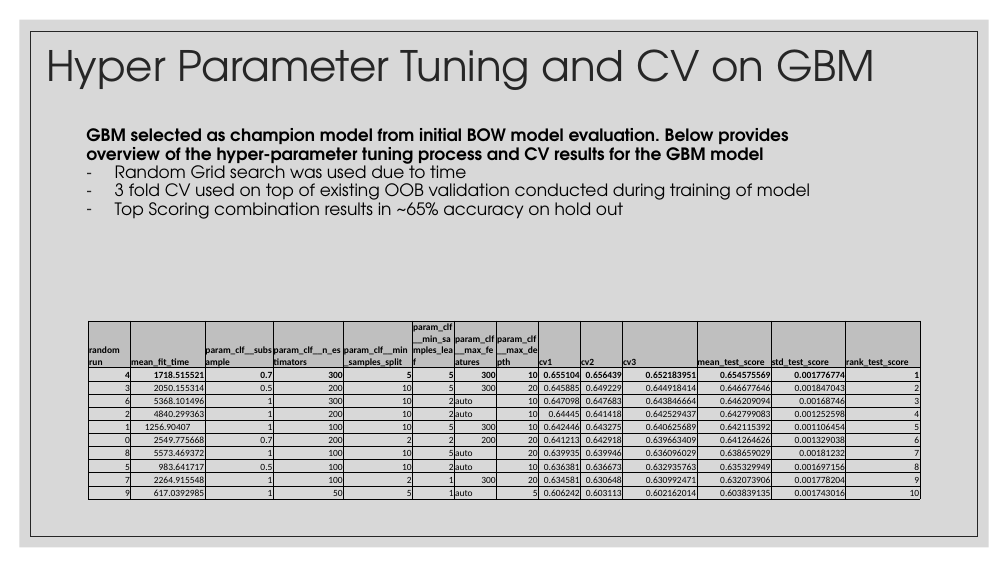
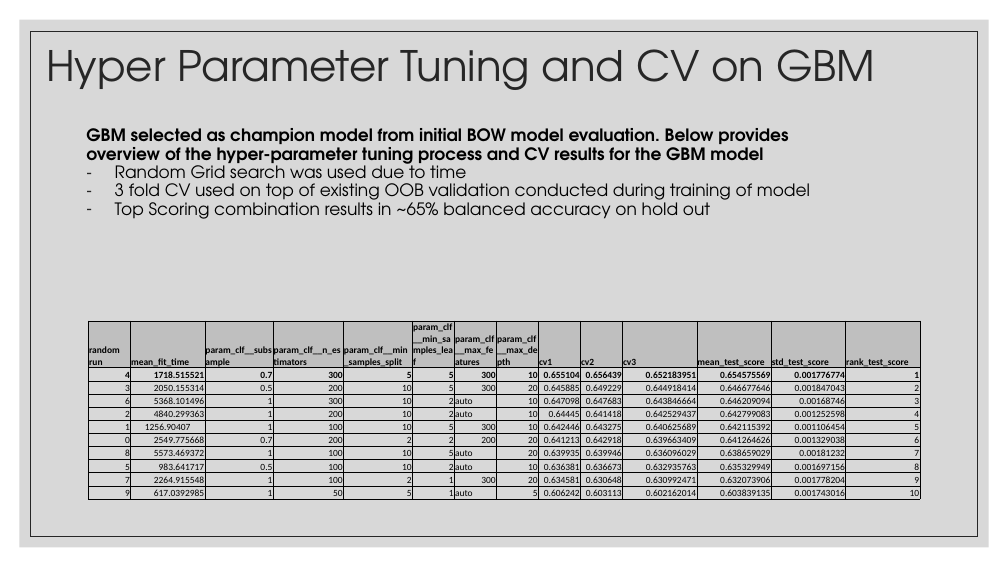
Before and after one commit to zack-carideo/qas4_casestudy, a slide deck: slide 18 of CFPB Complaint Modeling.pptx (slide 17 before the commit). Drawn at 1008x567 pixels with LibreOffice and Linux fonts; fonts in the diff are those of the drawing. Boxes give left, top, right and bottom in pixels: in the first picture for what was removed or moved away, otherwise in the second. Text is boxed around its words. In the diff, an @@ line names an element or a change of style, - is before the commit and + after.

```diff
--- a/CFPB Complaint Modeling.pptx
+++ b/CFPB Complaint Modeling.pptx
@@ text at <box>115,197,710,219</box>: text changed @@
-– Top Scoring combination results in ~65% accuracy on hold out
+– Top Scoring combination results in ~65% balanced accuracy on hold out
```
Also in this commit, not shown: 14 other slides changed, 1 slide added, 1 slide removed.
